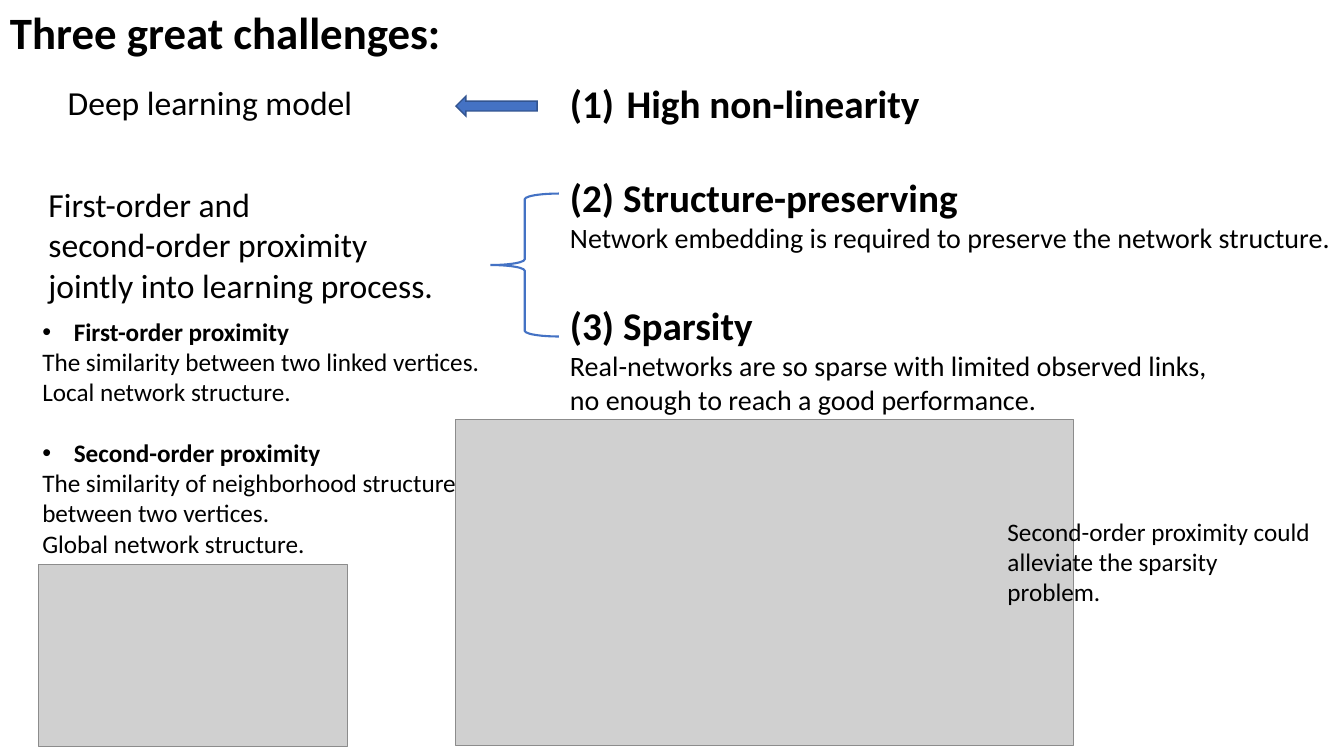
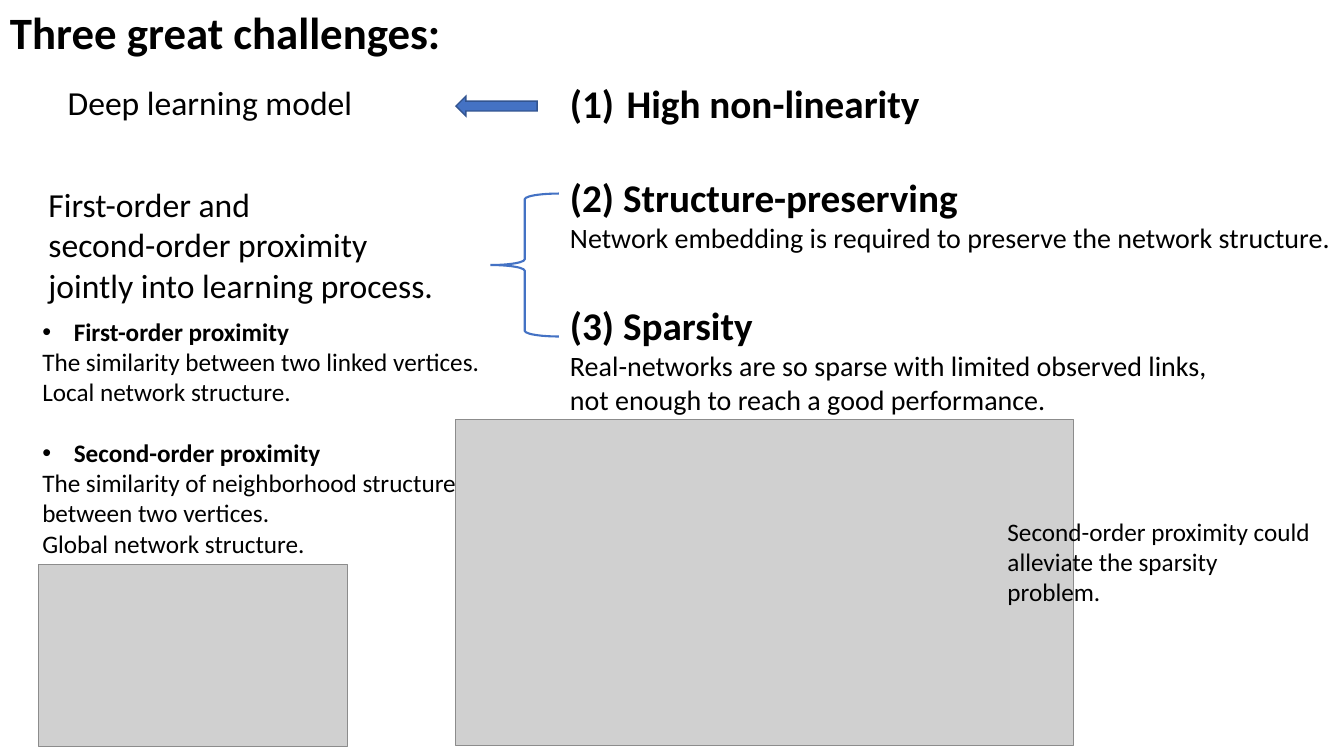
Before and after one commit to Tigerrr07/GNN-tiger, a slide deck: slide 2 of 4_SDNE/SDNEppt.pptx. Drawn at 1344x756 pixels with LibreOffice and Linux fonts; fonts in the diff are those of the drawing; grey boxes stand for pictures. Boxes give left, top, right and bottom in pixels: in the first picture for what was removed or moved away, otherwise in the second. Text is boxed around its words. In the diff, an @@ line names an element or a change of style, - is before the commit and + after.

```diff
--- a/4_SDNE/SDNEppt.pptx
+++ b/4_SDNE/SDNEppt.pptx
@@ text at bbox=[570, 390, 1045, 415]: text changed @@
-no enough to reach a good performance.
+not enough to reach a good performance.
```
Also in this commit, not shown: 8 slides added, 1 slide removed, 2 other files.
